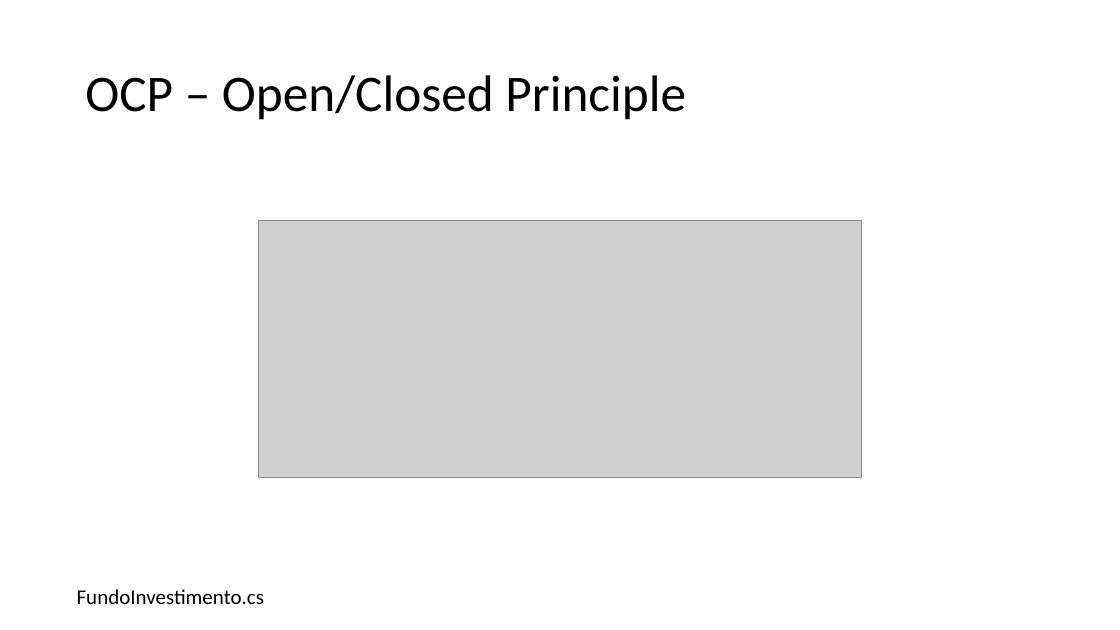
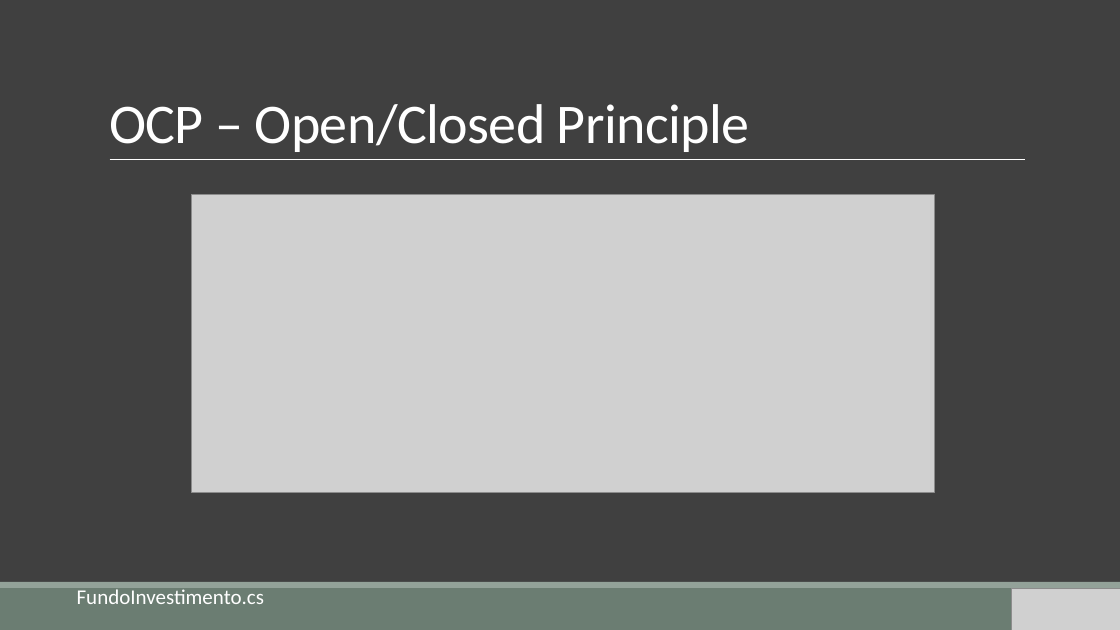
Before and after one commit to gemvane/Palestra-Solid, a slide deck: slide 20 of SOLID.pptx (slide 14 before the commit). Drawn at 1120x630 pixels with LibreOffice and Linux fonts; fonts in the diff are those of the drawing; grey boxes stand for pictures. Boxes give left, top, right and bottom in pixels: in the first picture for what was removed or moved away, otherwise in the second. Text is boxed around its words. In the diff, an @@ line names an element or a change of style, - is before the commit and + after.

Commit message:
Update: Atualização de Layout

```diff
--- a/SOLID.pptx
+++ b/SOLID.pptx
@@ background #FFFFFF to #404040 @@
@@ title "OCP – Open/Closed Principle" moved from (x1=85, y1=75, x2=686, y2=120) to (x1=109, y1=104, x2=750, y2=152) @@
@@ title "OCP – Open/Closed Principle" at (x1=109, y1=104, x2=750, y2=152): size 44 to 48 pt, text colour #000000 to #FFFFFF, letter spacing 0 to -0.5 pt; line spacing 0.9 to 0.85; vertical alignment middle to bottom @@
@@ line added from (110, 160) to (1026, 160), #FFFFFF 0.5 pt @@
@@ picture resized from (x1=259, y1=221, x2=862, y2=478) to (x1=192, y1=195, x2=935, y2=492) @@
@@ rectangle added at (x1=0, y1=588, x2=1120, y2=630), fill #6B7D72 @@
@@ rectangle added at (x1=0, y1=582, x2=1120, y2=588), fill #93A299 @@
@@ text "FundoInvestimento.cs" at (x1=77, y1=589, x2=264, y2=604): text colour #000000 to #FFFFFF @@
@@ picture added at (x1=1012, y1=588, x2=1120, y2=630) @@
```
Also in this commit, not shown: 24 other slides changed, 22 slides added, 3 slides removed.
